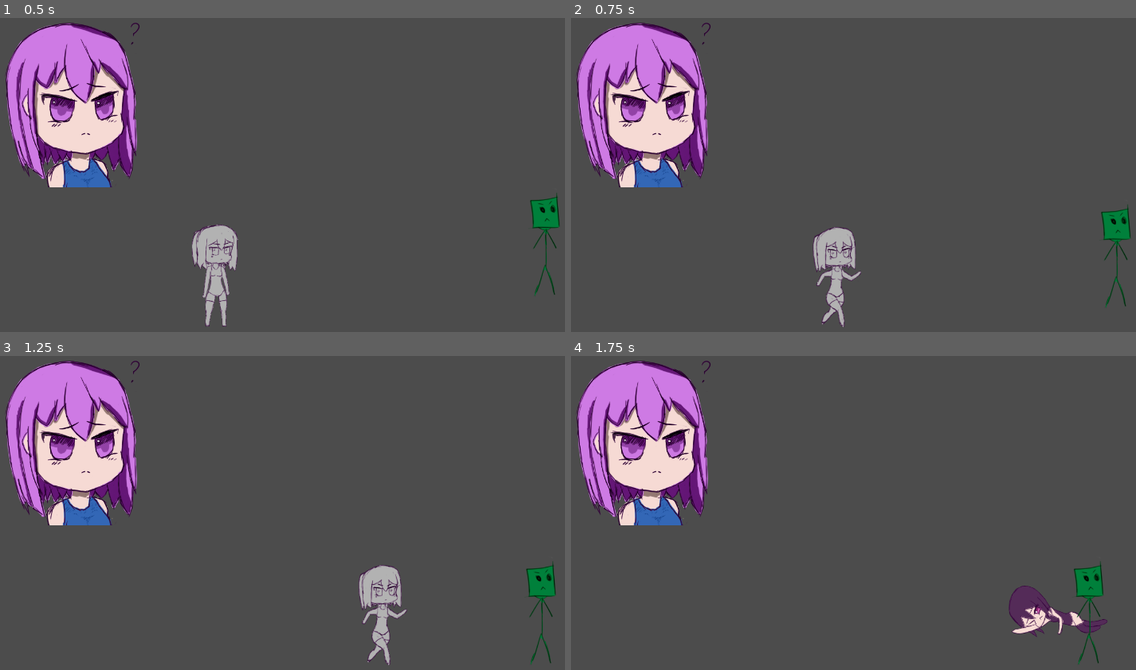
Above: before the commit, frames 1-4 (two rows, left to right).
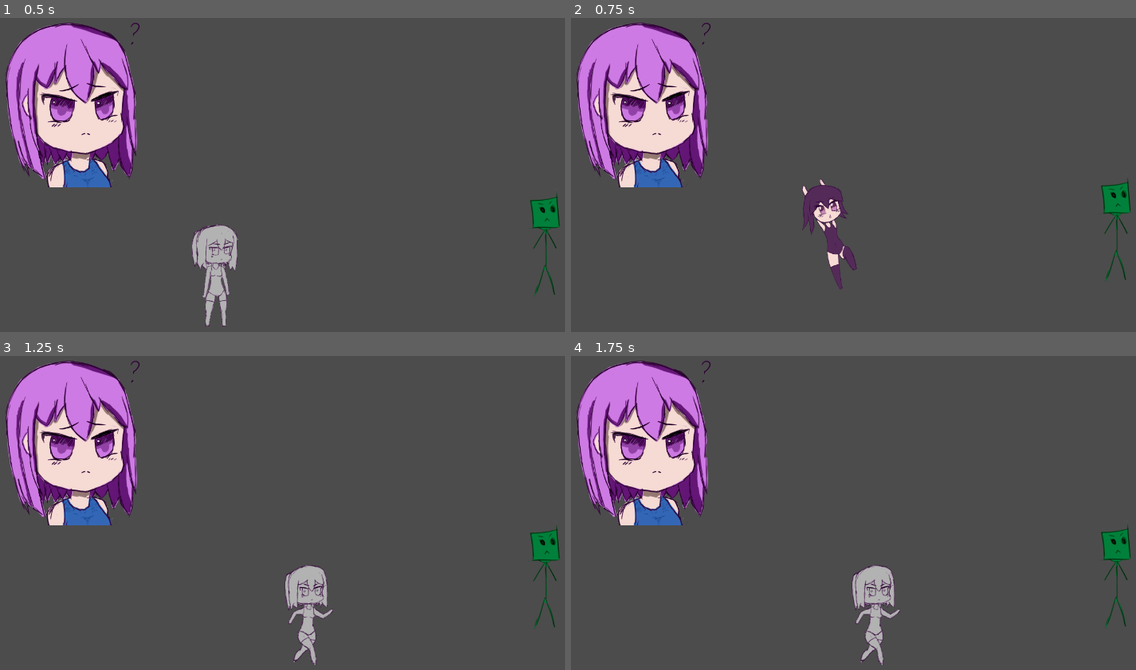
Above: after the commit, the same moments.

Repository: BeatMil/Mugi-again
Game: Godot game, scene res://scene/stage01.tscn
Two runs of this game, one before a commit and one after it. Both use one fixed random seed, a clock stepped at 60 frames per second and the inputs below.
Inputs:
- Up to frame 1 (0.5 s): no input
- Up to frame 2 (0.75 s): hold Right (ui_right) from 0.53 s (still down); hold R from 0.53 s (still down)
- Up to frame 3 (1.25 s): keep holding Right (ui_right); keep holding R; tap Up (ui_up) at 0.77 s
- Up to frame 4 (1.75 s): keep holding Right (ui_right); release R at 1.28 s; tap R at 1.35 s; tap Up (ui_up) at 1.52 s

Frame 1 is identical in both runs. In frame 2, 3.2% of the frame differs, in the area x 40-100%, y 50-99%; in frame 3, 3.8%, in the area x 50-100%, y 53-99%; in frame 4, 3.8%.
Error in both runs: Trying to assign value of type 'Nil' to a variable of type 'String'. (res://script/Player.gd:102)

Commit message:
added CheatBox node

Diff:
--- a/scene/stage01.tscn
+++ b/scene/stage01.tscn
@@ -1,10 +1,11 @@
-[gd_scene load_steps=7 format=2]
+[gd_scene load_steps=8 format=2]
 
 [ext_resource path="res://media/Player/MugiQT.png" type="Texture" id=1]
 [ext_resource path="res://prefab/Player.tscn" type="PackedScene" id=2]
 [ext_resource path="res://prefab/PaperMask.tscn" type="PackedScene" id=3]
 [ext_resource path="res://media/Sound/rabi ribi park original.ogg" type="AudioStream" id=4]
 [ext_resource path="res://script/AudioBlock.gd" type="Script" id=5]
+[ext_resource path="res://script/cheat.gd" type="Script" id=6]
 
 [sub_resource type="RectangleShape2D" id=1]
 extents = Vector2( 776.42, 10 )
@@ -31,4 +32,7 @@
 [node name="AudioBlock" type="AudioStreamPlayer" parent="."]
 stream = ExtResource( 4 )
 script = ExtResource( 5 )
+
+[node name="CheatBox" type="Node2D" parent="."]
+script = ExtResource( 6 )
 [connection signal="dead" from="Player" to="AudioBlock" method="_on_Player_dead"]
